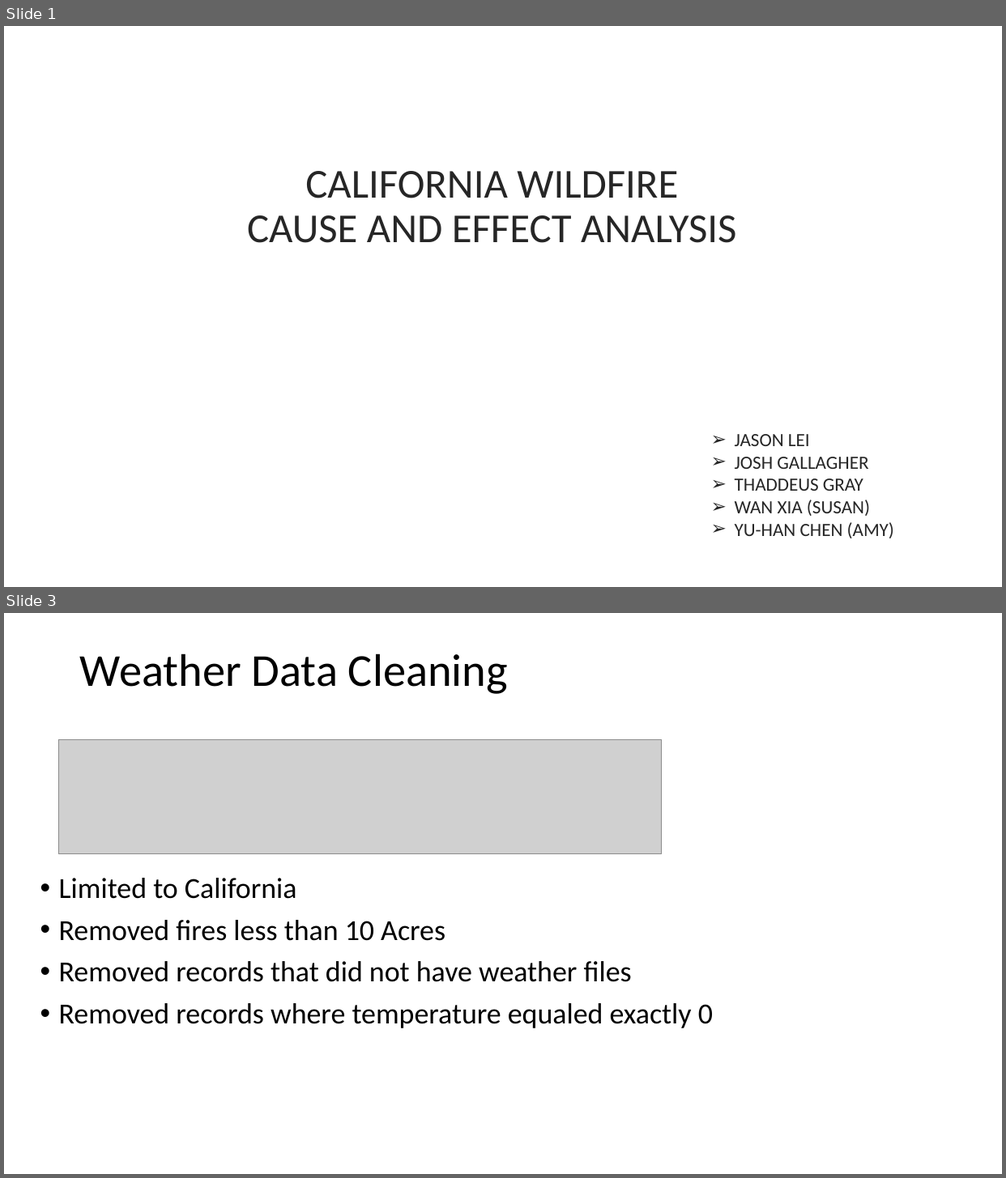
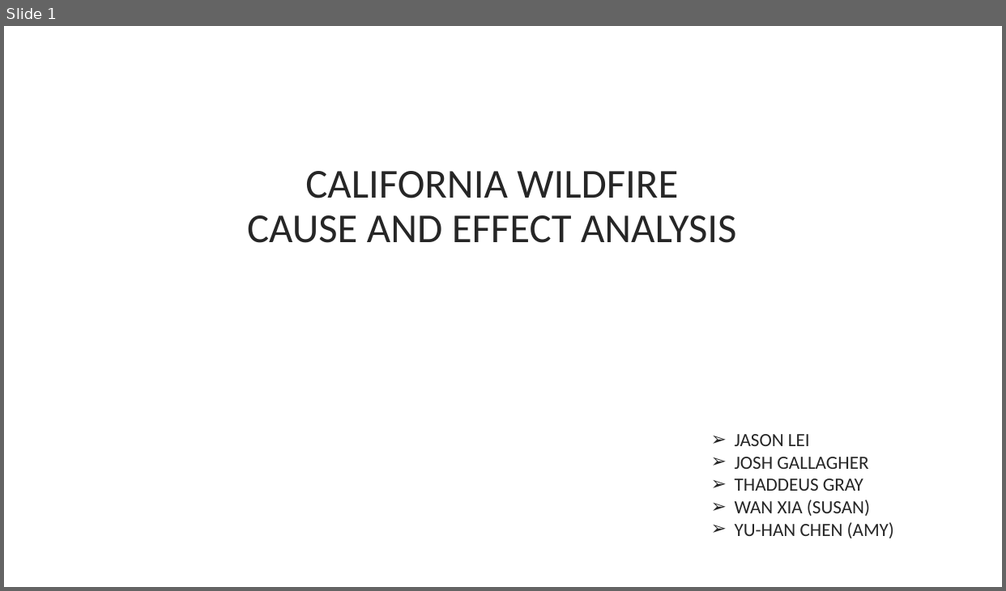
Before and after one commit to susanwxia/ProjectOne, a slide deck: PPT/project01_wanxia.pptx. Shown one above the other, each under a label of ours: slides 1 and 3 before the commit, slide 1 after it; the slides between them are not shown. The pictures are 1006x1178 and 1006x591 pixels, drawn with LibreOffice and Linux fonts; fonts in the diff are those of the drawing; grey boxes stand for pictures; background and template pictures are left out. Boxes give left, top, right and bottom in pixels: in the first picture for what was removed or moved away, otherwise in the second. Text is boxed around its words. In the diff, an @@ line names an element or a change of style, - is before the commit and + after.

```diff
--- a/PPT/project01_wanxia.pptx
+++ b/PPT/project01_wanxia.pptx
@@ slide 3 removed at (4,613,1002,1174), background picture (left out) @@
@@ title removed at (80,653,508,694) @@
-Weather Data Cleaning
@@ picture removed at (58,739,662,854) @@
@@ text removed at (59,878,713,1029) @@
-• Limited to California
-• Removed fires less than 10 Acres
-• Removed records that did not have weather files
-• Removed records where temperature equaled exactly 0
```
Also in this commit, not shown: 3 slides changed, 6 slides added, 16 other slides removed.
